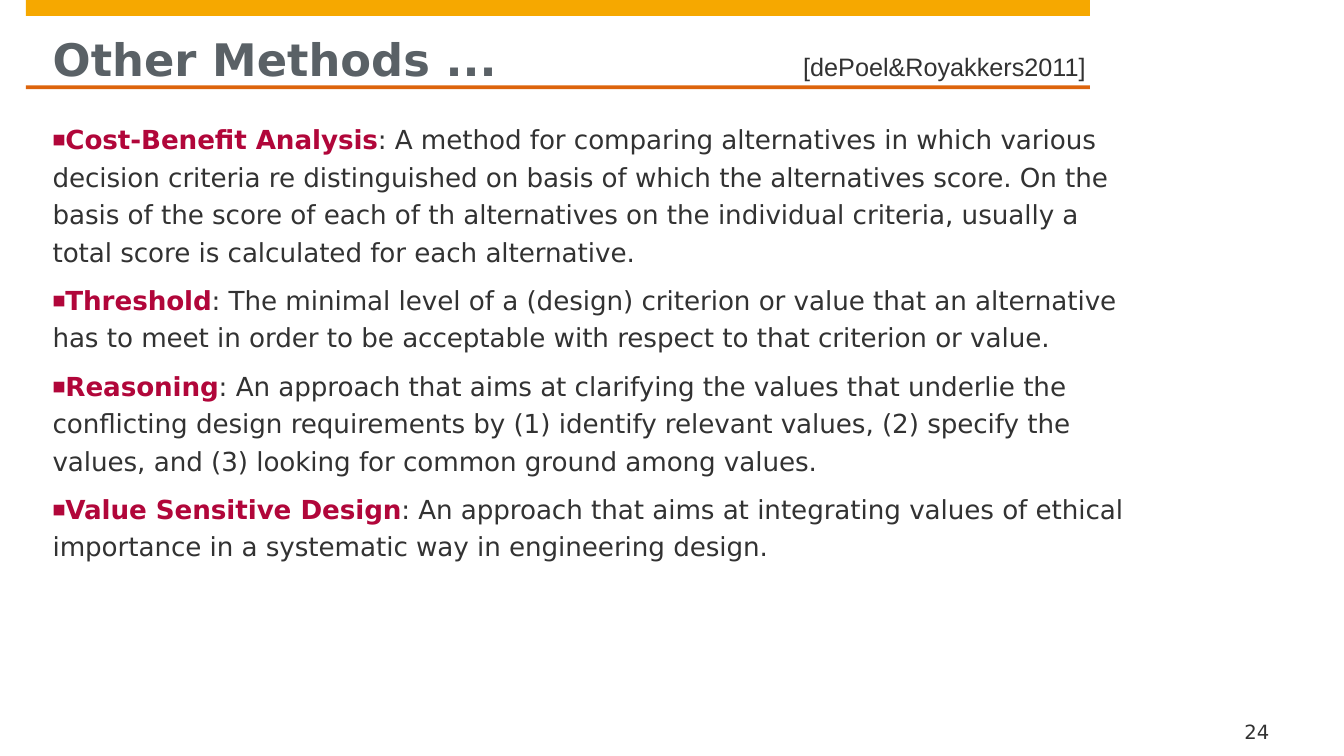
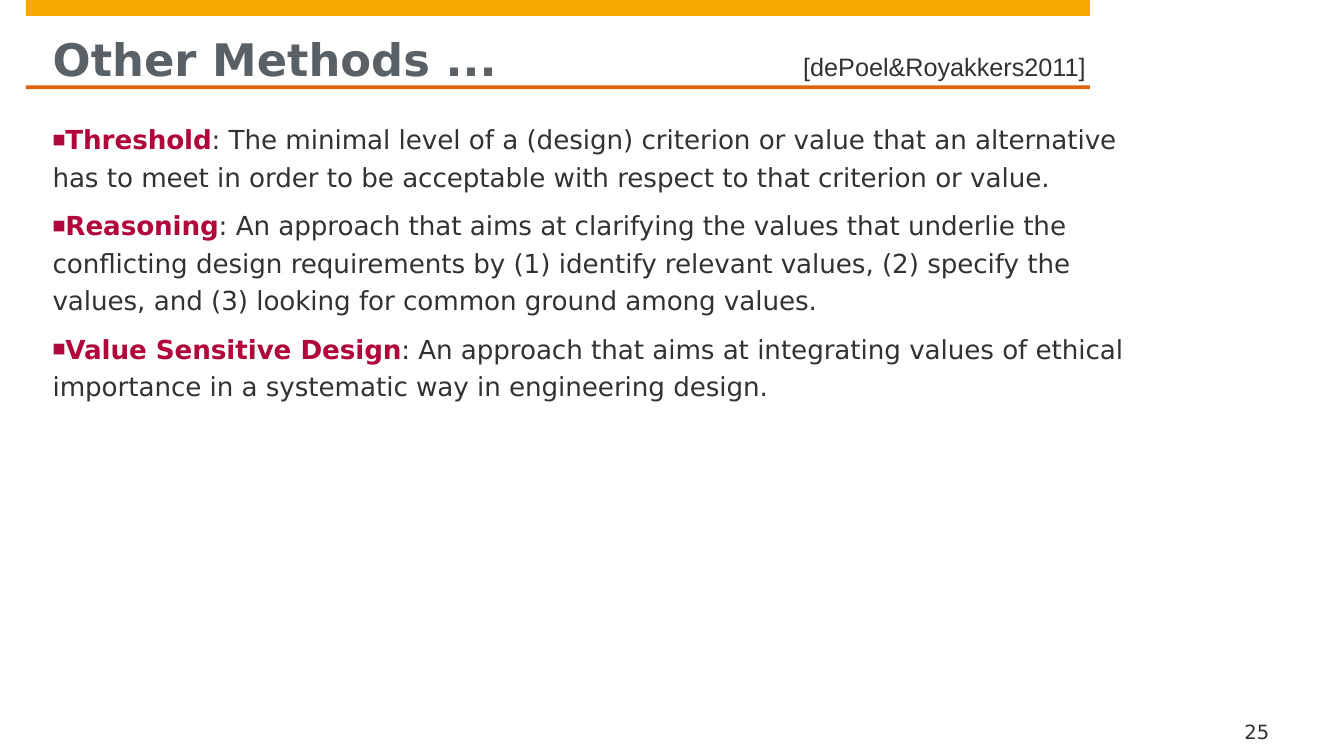
Before and after one commit to hpi-sam/Responsible-AI, a slide deck: slide 25 of 6. Normative Argumentation.pptx (slide 24 before the commit). Drawn at 1344x756 pixels with LibreOffice and Linux fonts; fonts in the diff are those of the drawing; background and template pictures are left out. Boxes give left, top, right and bottom in pixels: in the first picture for what was removed or moved away, otherwise in the second. Text is boxed around its words. In the diff, an @@ line names an element or a change of style, - is before the commit and + after.

```diff
--- a/6. Normative Argumentation.pptx
+++ b/6. Normative Argumentation.pptx
@@ text at (x1=53, y1=129, x2=1108, y2=263): paragraph removed @@
-◼︎ Cost-Benefit Analysis: A method for comparing alternatives in which various decision criteria re distinguished on basis of which the alternatives score. On the basis of the score of each of th alternatives on the individual criteria, usually a total score is calculated for each alternative.
@@ page number at (x1=1244, y1=724, x2=1269, y2=740): text changed @@
-24
+25
```
Also in this commit, not shown: 4 other slides changed, 2 slides added.
